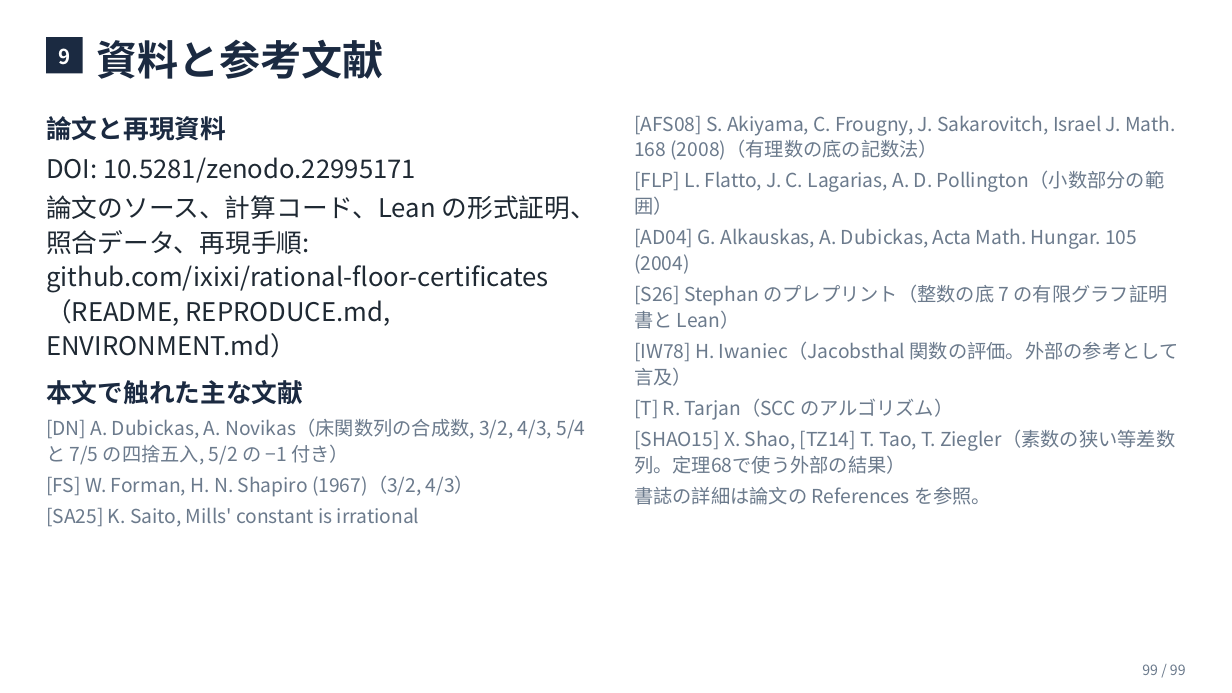
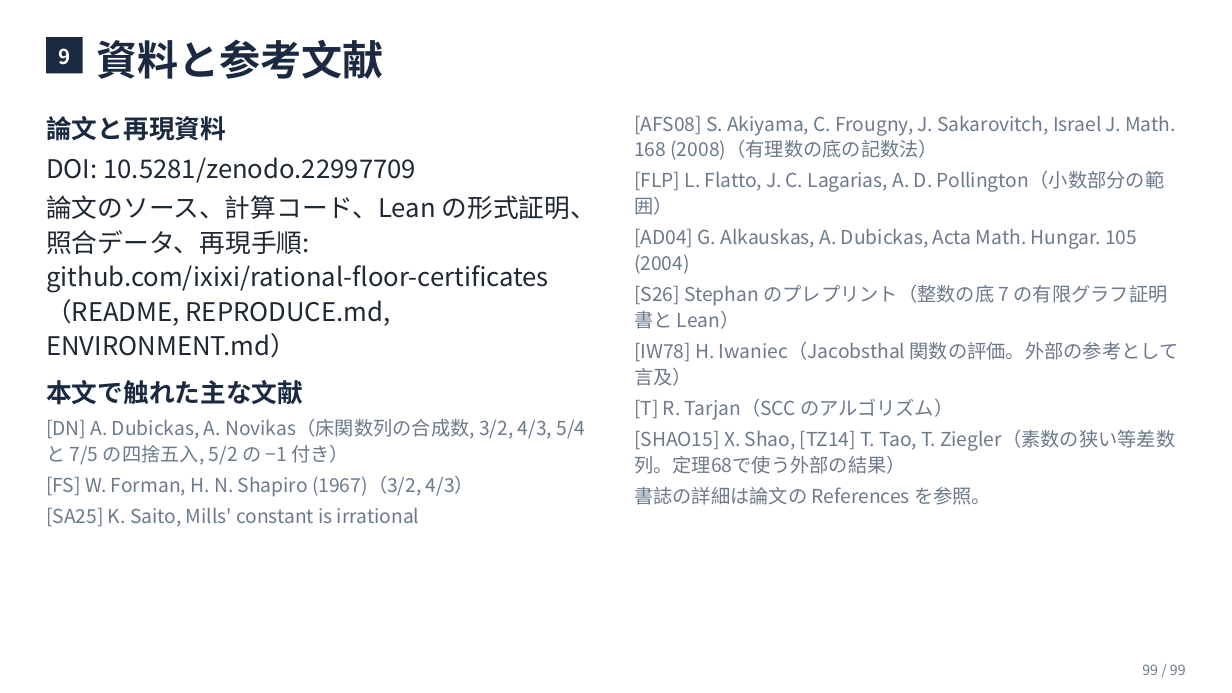
Before and after one commit to ixixi/rational-floor-certificates, a slide deck: slide 99 of slides/paper-explained-ja.pptx. Drawn at 1232x693 pixels with LibreOffice and Linux fonts; fonts in the diff are those of the drawing. Boxes give left, top, right and bottom in pixels: in the first picture for what was removed or moved away, otherwise in the second. Text is boxed around its words. In the diff, an @@ line names an element or a change of style, - is before the commit and + after.

```diff
--- a/slides/paper-explained-ja.pptx
+++ b/slides/paper-explained-ja.pptx
@@ text at bbox=[46, 157, 416, 183]: text changed @@
-DOI: 10.5281/zenodo.22995171
+DOI: 10.5281/zenodo.22997709
```
Also in this commit, not shown: 1 other slide changed, 20 other files.
